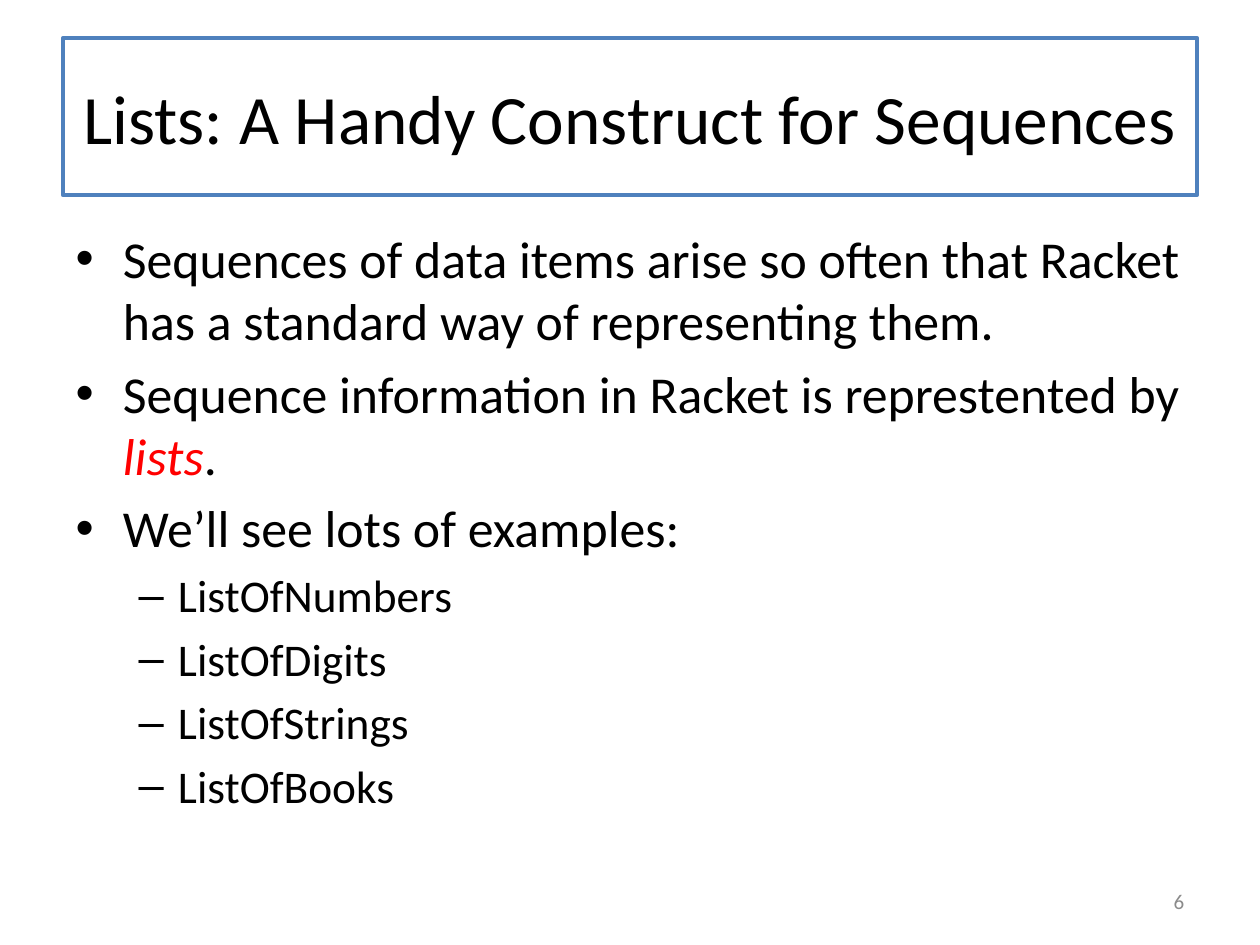
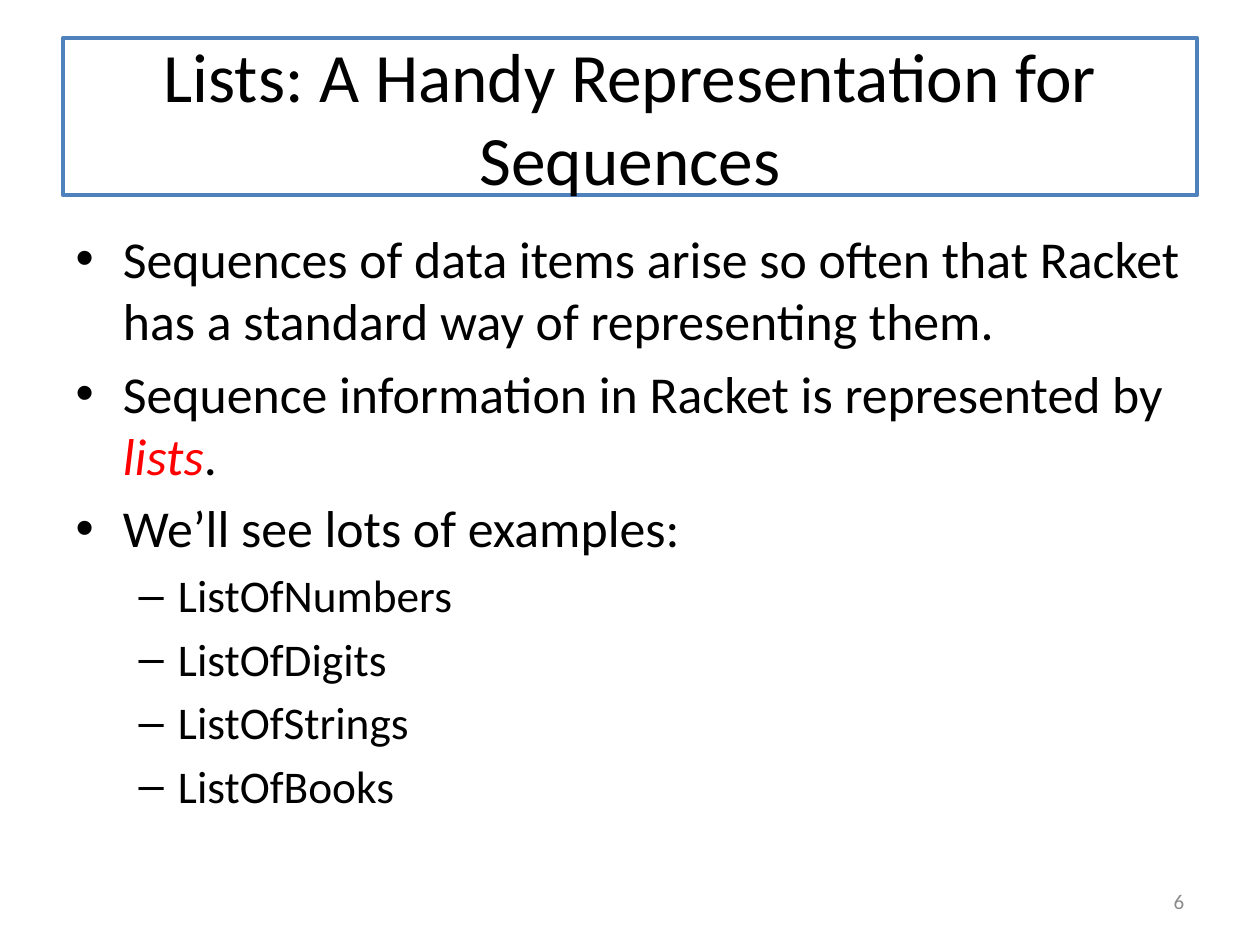
Before and after one commit to mwand/cs5010f16, a slide deck: slide 6 of Slides/Lesson 4.1 Lists.pptx. Drawn at 1260x945 pixels with LibreOffice and Linux fonts; fonts in the diff are those of the drawing. Boxes give left, top, right and bottom in pixels: in the first picture for what was removed or moved away, otherwise in the second. Text is boxed around its words. In the diff, an @@ line names an element or a change of style, - is before the commit and + after.

```diff
--- a/Slides/Lesson 4.1 Lists.pptx
+++ b/Slides/Lesson 4.1 Lists.pptx
@@ title at <box>164,54,1096,197</box>: text changed @@
-Lists: A Handy Construct for Sequences
+Lists: A Handy Representation for Sequences
@@ text at <box>123,377,1162,476</box>: text changed @@
-• Sequence information in Racket is represtented by lists.
+• Sequence information in Racket is represented by lists.
```
Also in this commit, not shown: 4 other files.
